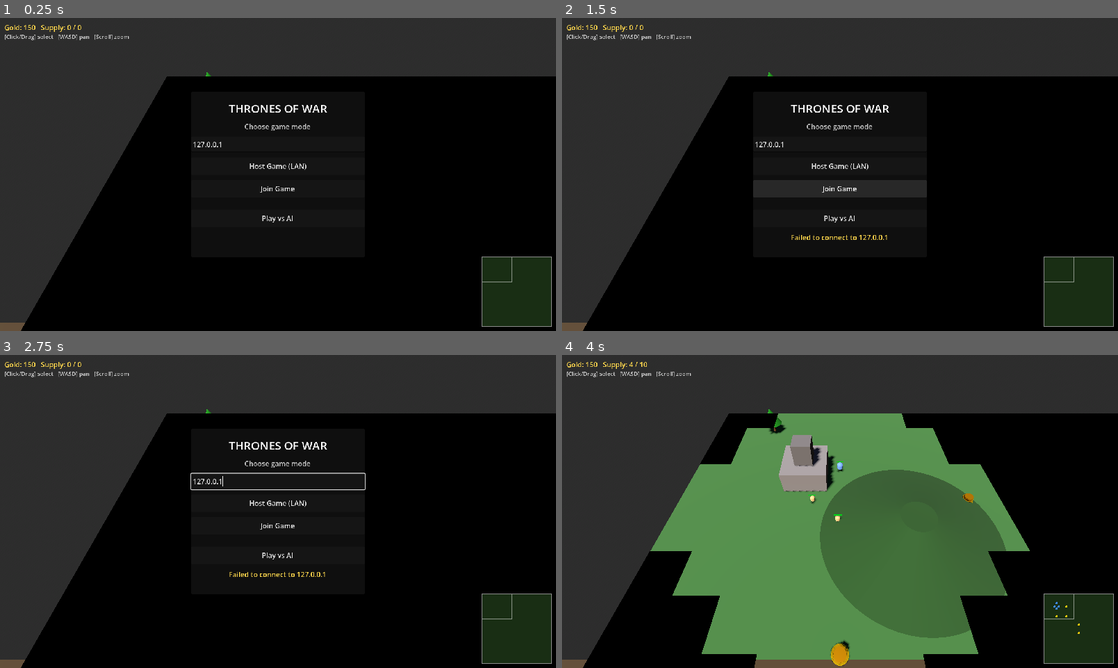
Above: before the commit, frames 1-4 (two rows, left to right).
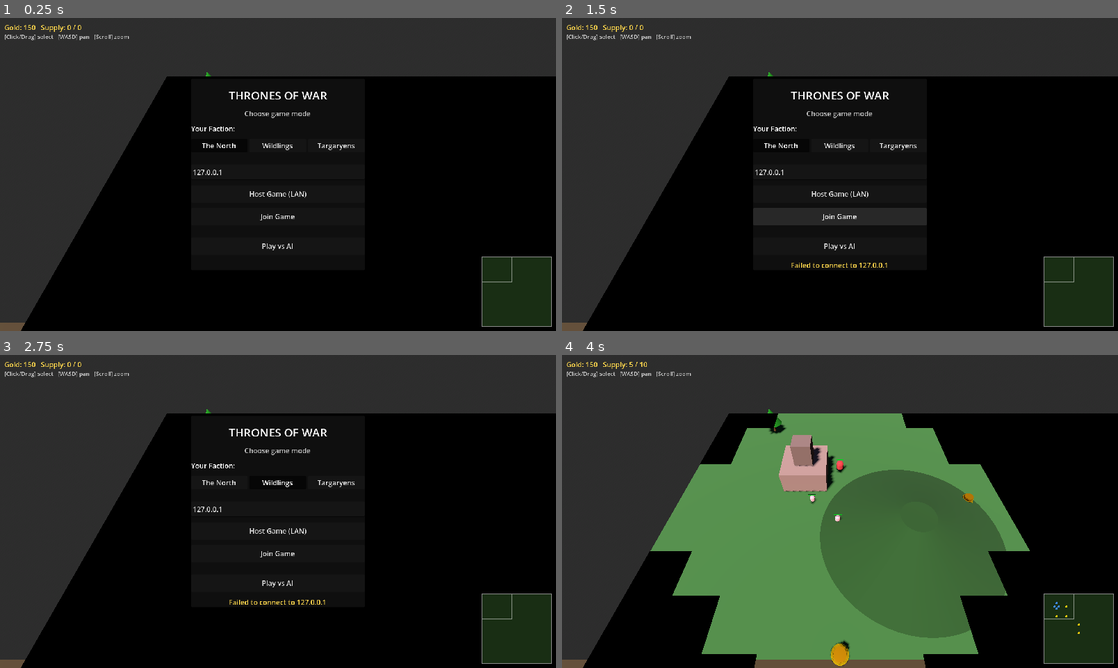
Above: after the commit, the same moments.

Repository: mrlmarketingllc-ops/thrones-of-war-godot
Game: Godot game, scene res://scenes/game.tscn
The game is run twice, just before and just after one commit, with the same random seed, the same clock (stepped at 60 frames per second) and the same inputs.
Inputs (mouse positions are in pixels of both pictures, inside the frame that each line leads up to):
- Up to frame 1 (0.25 s): no input
- Up to frame 2 (1.5 s): click (778, 146) at 0.5 s, where only the run after the commit has a clickable "The North"; click "Join Game" at 1.25 s
- Up to frame 3 (2.75 s): click (278, 483) at 2 s, where only the run after the commit has a clickable "Wildlings"
- Up to frame 4 (4 s): click (901, 483) at 2.75 s, where only the run after the commit has a clickable "Targaryens"; click "Play vs AI" at 3.5 s

The runs differ from the first frame. In frame 1, 1.2% of the frame differs, in the area x 1-64%, y 2-75%; in frame 2, 2.0%, in the area x 1-66%, y 2-80%; in frame 3, 1.7%; in frame 4, 1.3%.

Commit message:
Add per-player faction selection in lobby
Lobby now shows three toggle buttons (The North / Wildlings / Targaryens)
above the connection options. Both players pick independently; the
joining player's faction is relayed to the host via _rpc_client_ready
before the game starts, so any combination (north vs north, etc.) works.
_pvp_spawn_all replaced with data-driven _pvp_spawn_faction that looks
up main_building, worker and starter_unit from Data.FACTIONS.

Co-Authored-By: Claude Sonnet 4.6 <noreply@anthropic.com>

Diff:
--- a/scripts/game.gd
+++ b/scripts/game.gd
@@ -138,9 +138,11 @@
 var _spawn_timer : float  = 45.0   # seconds until next enemy reinforcement
 
 # PvP networking
-var is_pvp         : bool                = false
-var local_owner    : String              = "player1"
-var _enet          : ENetMultiplayerPeer = null
+var is_pvp          : bool                = false
+var local_owner     : String              = "player1"
+var player1_faction : String              = "north"
+var player2_faction : String              = "wildlings"
+var _enet           : ENetMultiplayerPeer = null
 var _net_seq       : int                 = 0
 var _p1_seq        : int                 = 100
 var _p2_seq        : int                 = 10000
@@ -776,9 +778,9 @@
 	panel.anchor_right  = 0.5
 	panel.anchor_bottom = 0.5
 	panel.offset_left   = -200.0
-	panel.offset_top    = -190.0
+	panel.offset_top    = -220.0
 	panel.offset_right  = 200.0
-	panel.offset_bottom = 190.0
+	panel.offset_bottom = 220.0
 	_lobby_layer.add_child(panel)
 
 	var vbox := VBoxContainer.new()
@@ -802,6 +804,31 @@
 	sub.add_theme_color_override("font_color", Color(0.75, 0.75, 0.75))
 	vbox.add_child(sub)
 
+	var fac_lbl := Label.new()
+	fac_lbl.text = "Your Faction:"
+	vbox.add_child(fac_lbl)
+
+	var fac_row := HBoxContainer.new()
+	fac_row.add_theme_constant_override("separation", 4)
+	vbox.add_child(fac_row)
+
+	var fac_group := ButtonGroup.new()
+	var faction_ids : PackedStringArray = ["north", "wildlings", "targaryen"]
+	for fid in faction_ids:
+		var fdata : Dictionary = Data.FACTIONS.get(fid, {})
+		var fname : String     = fdata.get("name", fid)
+		var fb := Button.new()
+		fb.text                  = fname
+		fb.toggle_mode           = true
+		fb.button_group          = fac_group
+		fb.size_flags_horizontal = Control.SIZE_EXPAND_FILL
+		if fid == player_faction:
+			fb.button_pressed = true
+		fb.pressed.connect(_set_lobby_faction.bind(fid))
+		fac_row.add_child(fb)
+
+	vbox.add_child(HSeparator.new())
+
 	_lobby_ip                     = LineEdit.new()
 	_lobby_ip.placeholder_text    = "Host IP for Join  (e.g. 192.168.1.5)"
 	_lobby_ip.text                = "127.0.0.1"
@@ -832,6 +859,9 @@
 	_lobby_status.horizontal_alignment = HORIZONTAL_ALIGNMENT_CENTER
 	_lobby_status.add_theme_color_override("font_color", Color(1.0, 0.85, 0.3))
 	vbox.add_child(_lobby_status)
+
+func _set_lobby_faction(fid: String) -> void:
+	player_faction = fid
 
 func _host_game() -> void:
 	_enet = ENetMultiplayerPeer.new()
@@ -853,17 +883,22 @@
 	multiplayer.multiplayer_peer = _enet
 	multiplayer.connected_to_server.connect(_on_joined_server)
 	multiplayer.connection_failed.connect(_on_connection_failed)
-	local_owner    = "player2"
-	player_faction = "wildlings"
+	local_owner = "player2"
 	_lobby_status.text = "Connecting to " + ip + "..."
 
 func _on_peer_connected(_id: int) -> void:
-	_lobby_status.text = "Opponent connected!  Starting..."
+	_lobby_status.text = "Opponent connected — waiting for their faction..."
+
+func _on_joined_server() -> void:
+	_lobby_status.text = "Connected — sending faction..."
+	_rpc_client_ready.rpc_id(1, player_faction)
+
+@rpc("any_peer", "call_remote", "reliable")
+func _rpc_client_ready(faction: String) -> void:
+	player2_faction = faction
+	_lobby_status.text = "Starting game..."
 	await get_tree().process_frame
-	_rpc_begin_pvp.rpc()
-
-func _on_joined_server() -> void:
-	_lobby_status.text = "Connected — waiting for host..."
+	_rpc_begin_pvp.rpc(player_faction, player2_faction)
 
 func _on_connection_failed() -> void:
 	_lobby_status.text = "Connection failed."
@@ -884,27 +919,34 @@
 # PvP game start
 # ════════════════════════════════════════════════════════════════════════════
 @rpc("authority", "call_local", "reliable")
-func _rpc_begin_pvp() -> void:
-	is_pvp = true
+func _rpc_begin_pvp(p1_fac: String, p2_fac: String) -> void:
+	is_pvp          = true
+	player1_faction = p1_fac
+	player2_faction = p2_fac
 	if multiplayer.get_unique_id() != 1:
 		local_owner    = "player2"
-		player_faction = "wildlings"
+		player_faction = p2_fac
 		camera_rig.position = ENEMY_START
+	else:
+		player_faction = p1_fac
 	_close_lobby()
 	_pvp_spawn_all()
 
 func _pvp_spawn_all() -> void:
 	_spawn_resource_nodes()
-	_pvp_spawn_building(PLAYER_START + Vector3(-4.0, 0.0, -4.0), "great_hall",     "player1")
-	_pvp_spawn_unit(PLAYER_START + Vector3( 3.0, 0.0,  0.0), "smallfolk",          "player1")
-	_pvp_spawn_unit(PLAYER_START + Vector3(-3.0, 0.0,  0.0), "smallfolk",          "player1")
-	_pvp_spawn_unit(PLAYER_START + Vector3( 0.0, 0.0,  3.0), "smallfolk",          "player1")
-	_pvp_spawn_unit(PLAYER_START + Vector3( 0.0, 0.0, -5.0), "levy_spearman",      "player1")
-	_pvp_spawn_building(ENEMY_START + Vector3(-4.0, 0.0, -4.0), "great_tent",      "player2")
-	_pvp_spawn_unit(ENEMY_START + Vector3( 3.0, 0.0,  0.0), "forager",             "player2")
-	_pvp_spawn_unit(ENEMY_START + Vector3(-3.0, 0.0,  0.0), "forager",             "player2")
-	_pvp_spawn_unit(ENEMY_START + Vector3( 0.0, 0.0,  3.0), "forager",             "player2")
-	_pvp_spawn_unit(ENEMY_START + Vector3( 0.0, 0.0, -5.0), "raider",              "player2")
+	_pvp_spawn_faction(PLAYER_START, player1_faction, "player1")
+	_pvp_spawn_faction(ENEMY_START,  player2_faction, "player2")
+
+func _pvp_spawn_faction(base: Vector3, faction_id: String, owner: String) -> void:
+	var fdata   : Dictionary = Data.FACTIONS.get(faction_id, {})
+	var bldg_id : String     = fdata.get("main_building", "great_hall")
+	var worker  : String     = fdata.get("worker",        "smallfolk")
+	var starter : String     = fdata.get("starter_unit",  "levy_spearman")
+	_pvp_spawn_building(base + Vector3(-4.0, 0.0, -4.0), bldg_id, owner)
+	_pvp_spawn_unit(base + Vector3( 3.0, 0.0,  0.0), worker,  owner)
+	_pvp_spawn_unit(base + Vector3(-3.0, 0.0,  0.0), worker,  owner)
+	_pvp_spawn_unit(base + Vector3( 0.0, 0.0,  3.0), worker,  owner)
+	_pvp_spawn_unit(base + Vector3( 0.0, 0.0, -5.0), starter, owner)
 
 func _pvp_spawn_building(pos: Vector3, bldg_id: String, owner: String) -> void:
 	_net_seq += 1
